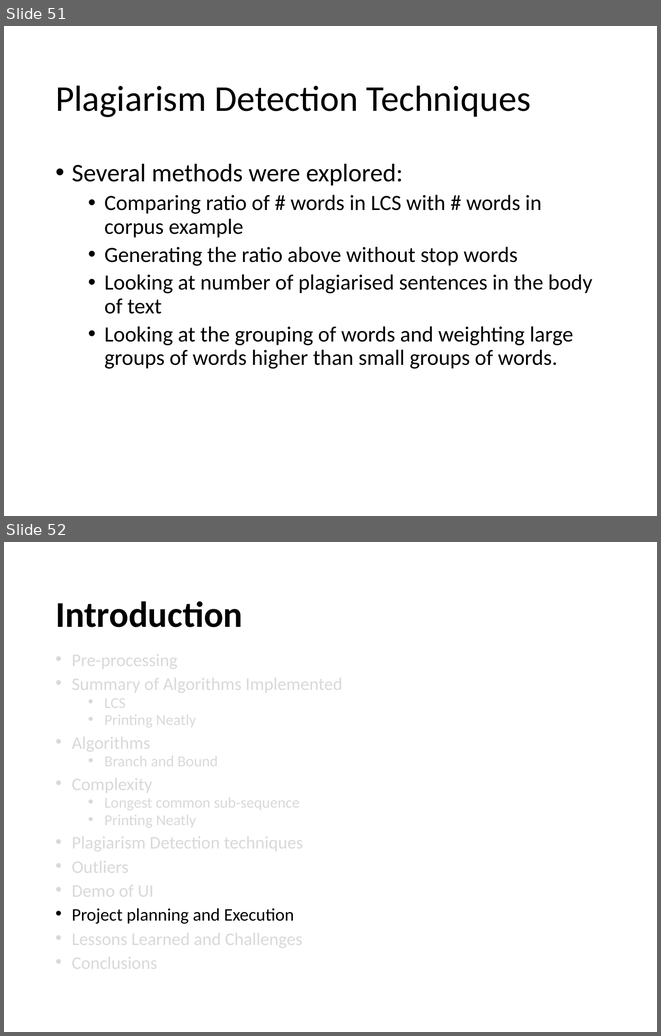
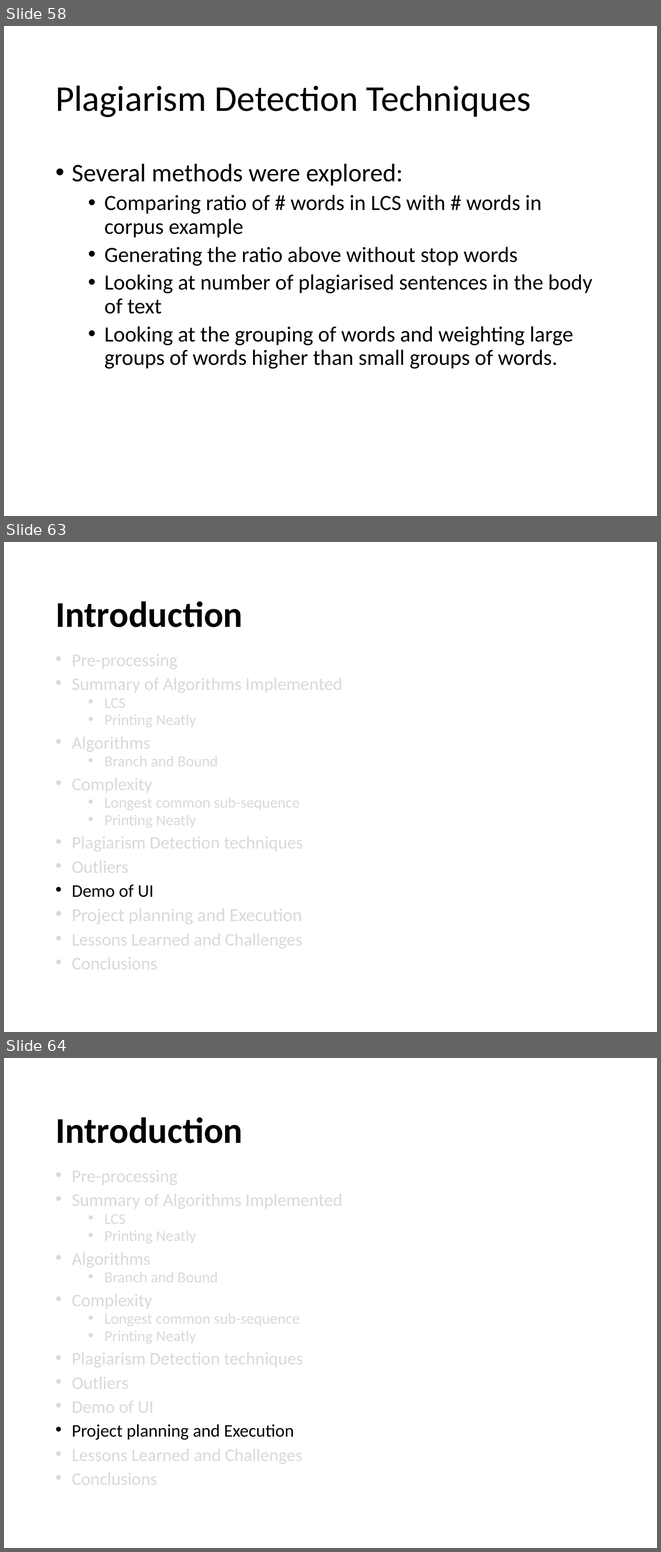
Before and after one commit to edbeeching/AA_LCS_Project, a slide deck: Presentation_v1.pptx. Shown one above the other, each under a label of ours: slides 51 and 52 before the commit, slides 58, 63 and 64 after it; the slides between them are not shown. The pictures are 661x1036 and 661x1552 pixels, drawn with LibreOffice and Linux fonts; fonts in the diff are those of the drawing. Boxes give left, top, right and bottom in pixels: in the first picture for what was removed or moved away, otherwise in the second. Text is boxed around its words. In the diff, an @@ line names an element or a change of style, - is before the commit and + after.

```diff
--- a/Presentation_v1.pptx
+++ b/Presentation_v1.pptx
@@ slide 63 added at (4, 542, 657, 1032), background #FFFFFF @@
@@ title added at (55, 601, 243, 627), 40 pt, text #000000, bold @@
+Introduction
@@ text added at (72, 650, 343, 974), 19.6 pt, text #D9D9D9 @@
+• Pre-processing
+• Summary of Algorithms Implemented
+  • LCS
+  • Printing Neatly
+• Algorithms
+  • Branch and Bound
+• Complexity
+  • Longest common sub-sequence
+  • Printing Neatly
+• Plagiarism Detection techniques
+• Outliers
+• Demo of UI
+• Project planning and Execution
+• Lessons Learned and Challenges
+• Conclusions
@@ what was slide 51 is now slide 58 @@
@@ what was slide 52 is now slide 64 @@
```
Also in this commit, not shown: 10 slides changed, 13 other slides added, 2 slides removed, 59 other files.
